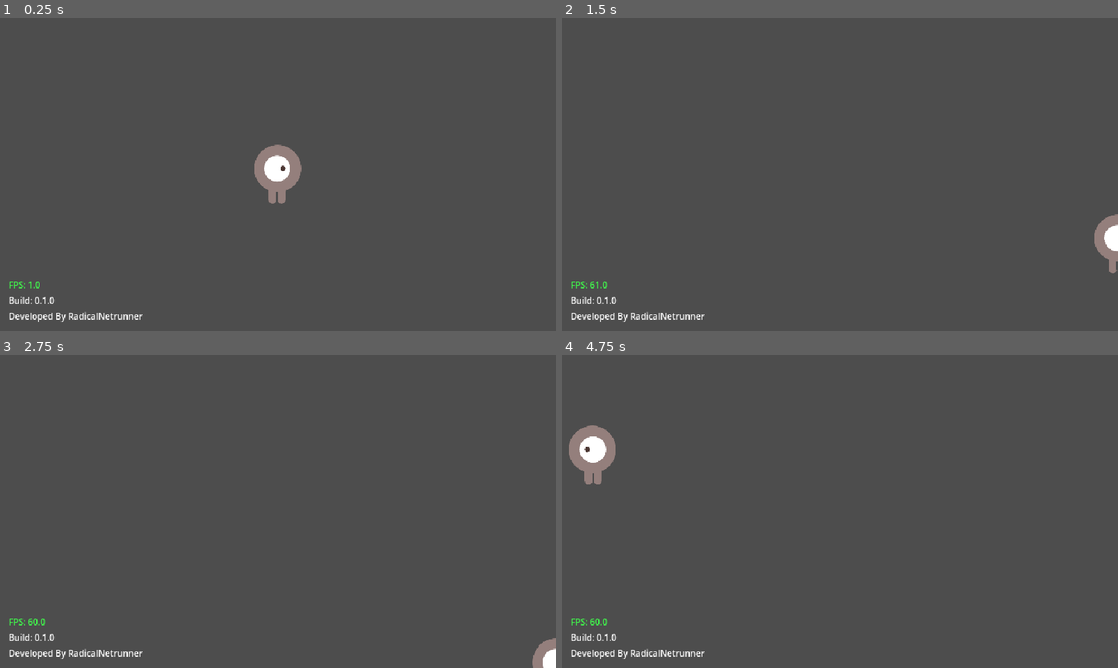
Above: before the commit, frames 1-4 (two rows, left to right).
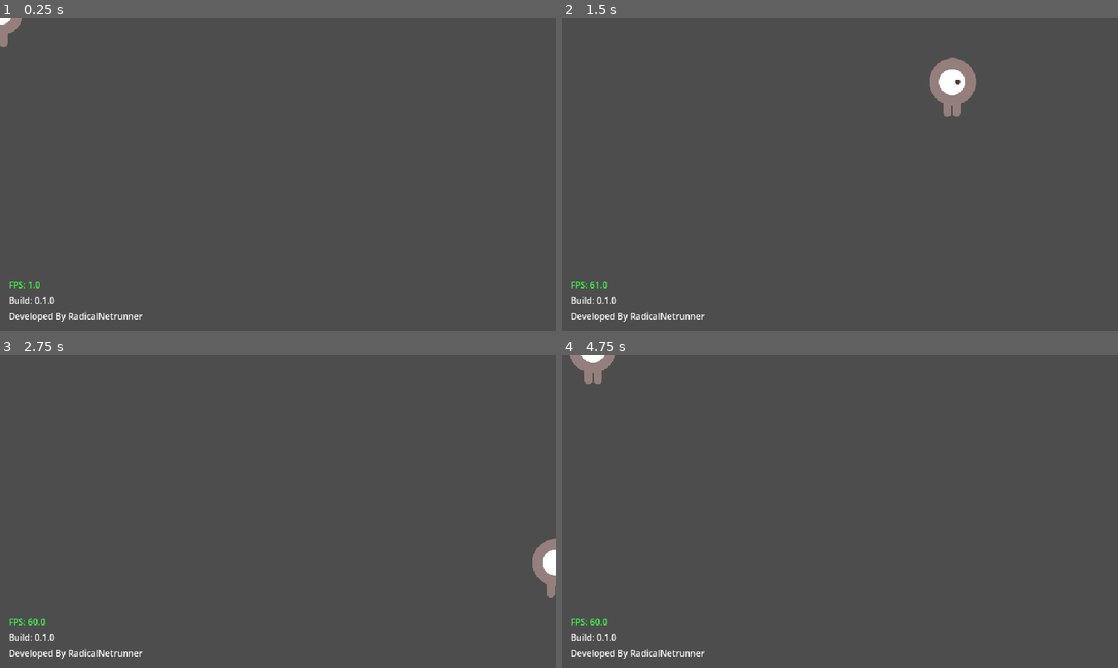
Above: after the commit, the same moments.

Repository: mcneiljv/godot-base-template
Game: Godot game, scene res://src/core/main_game/main.tscn
The game is run twice, just before and just after one commit, with the same random seed, the same clock (stepped at 60 frames per second) and the same inputs.
Inputs:
- Up to frame 1 (0.25 s): no input
- Up to frame 2 (1.5 s): tap Enter at 0.5 s; hold D (move_right) 0.53-1.28 s; hold Shift (sprint) 0.53-1.28 s; hold S (move_down) from 1.28 s (still down); tap Shift (sprint) at 1.35 s
- Up to frame 3 (2.75 s): release S (move_down) at 2.03 s; hold D (move_right) from 2.03 s (still down); hold Shift (sprint) from 2.03 s (still down)
- Up to frame 4 (4.75 s): release D (move_right) at 2.78 s; release Shift (sprint) at 2.78 s; hold W (move_up) 2.78-3.53 s; tap Shift (sprint) at 2.85, 4.35 s; hold Shift (sprint) 3.53-4.28 s; hold A (move_left) from 3.53 s (still down)

The runs differ from the first frame. In frame 1, 1.3% of the frame differs, in the area x 0-55%, y 0-60%; in frame 2, 1.7%, in the area x 66-100%, y 12-82%; in frame 3, 0.9%; in frame 4, 1.6%.

Commit message:
Remove player positioning responsibility from player

Diff:
--- a/src/gameplay/player/player.gd
+++ b/src/gameplay/player/player.gd
@@ -11,8 +11,6 @@
 # Called when the node enters the scene tree for the first time.
 func _ready() -> void:
 	screen_size = get_viewport_rect().size
-	# spawns the player in the center of the screen
-	position = screen_size / 2
 
 
 # Called every frame. 'delta' is the elapsed time since the previous frame.
